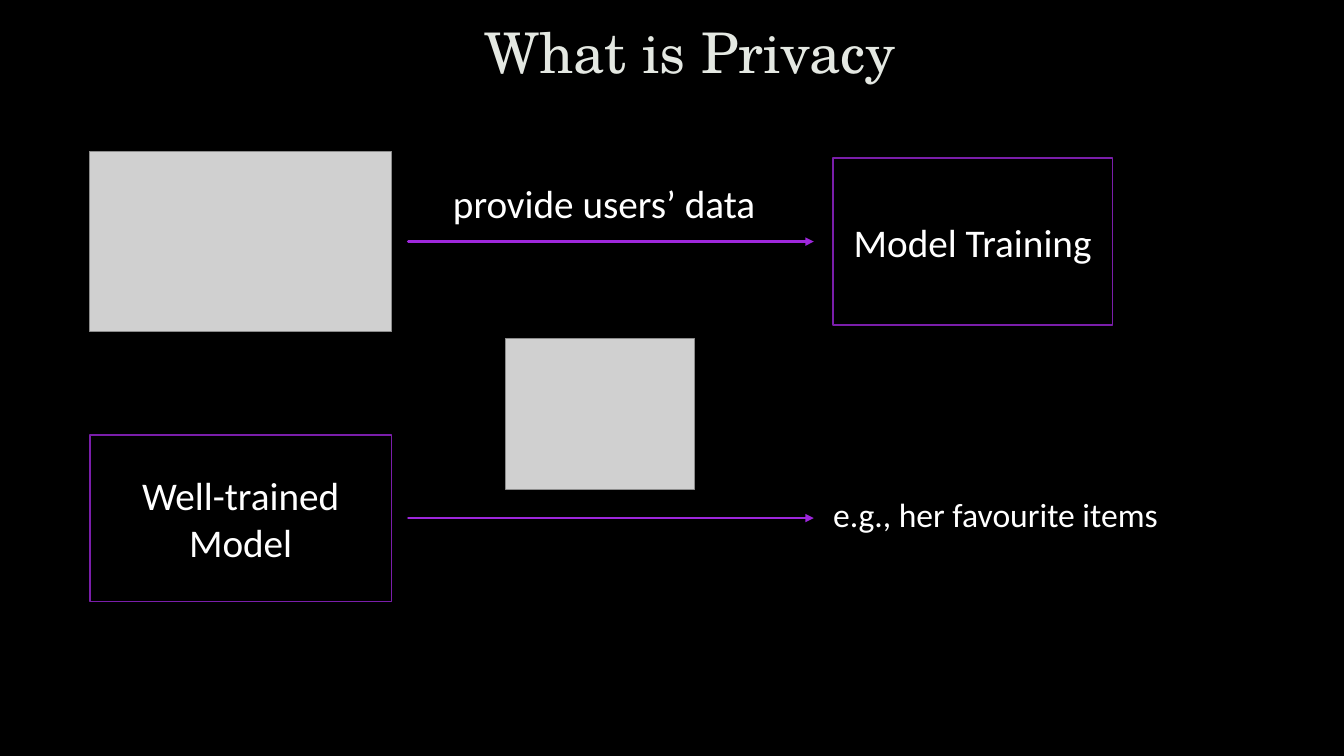
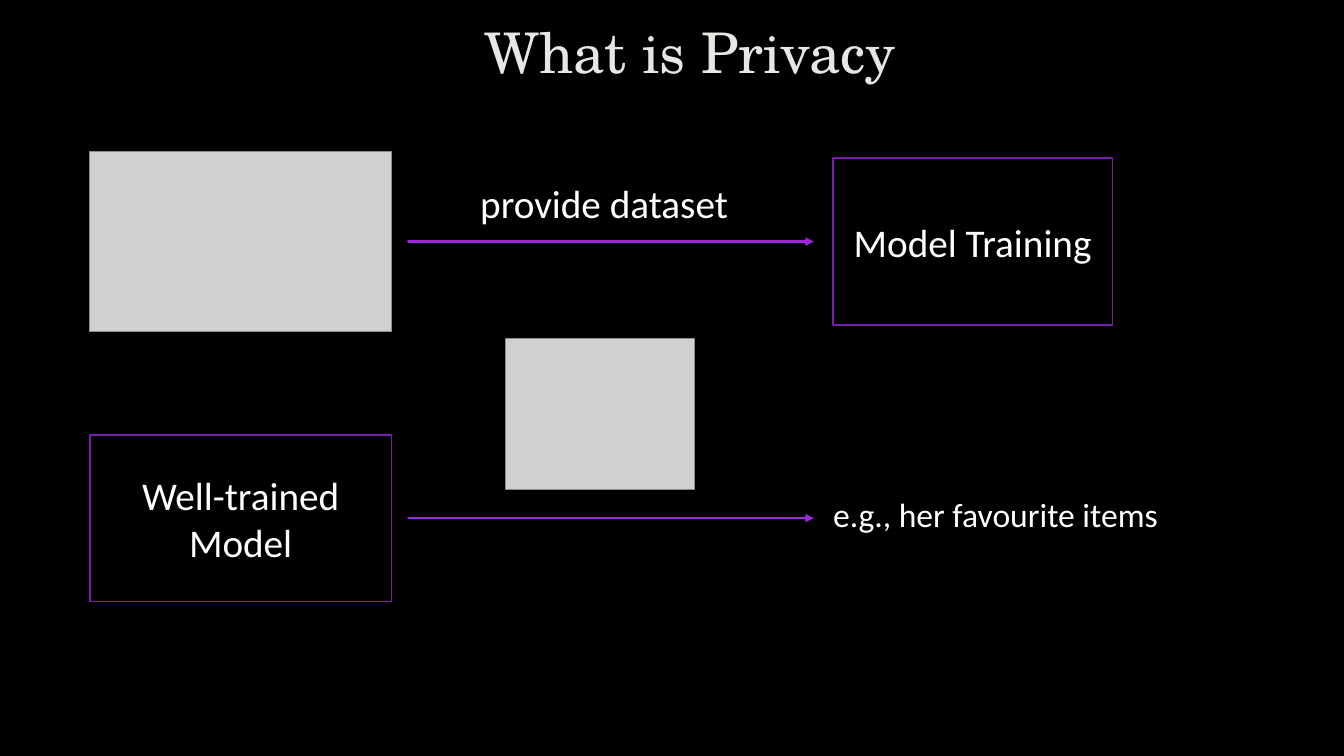
Before and after one commit to uwacyber/cits1003, a slide deck: slide 5 of cits1003-lecture_slides/CITS1003-A Cyber Law and CI_CPS-exercises.pptx. Drawn at 1344x756 pixels with LibreOffice and Linux fonts; fonts in the diff are those of the drawing; grey boxes stand for pictures; background and template pictures are left out. Boxes give left, top, right and bottom in pixels: in the first picture for what was removed or moved away, otherwise in the second. Text is boxed around its words. In the diff, an @@ line names an element or a change of style, - is before the commit and + after.

```diff
--- a/cits1003-lecture_slides/CITS1003-A Cyber Law and CI_CPS-exercises.pptx
+++ b/cits1003-lecture_slides/CITS1003-A Cyber Law and CI_CPS-exercises.pptx
@@ text at <box>480,190,728,225</box>: text changed @@
-provide users’ data
+provide dataset
```
Also in this commit, not shown: 33 other slides changed, 13 slides added, 19 slides removed.
